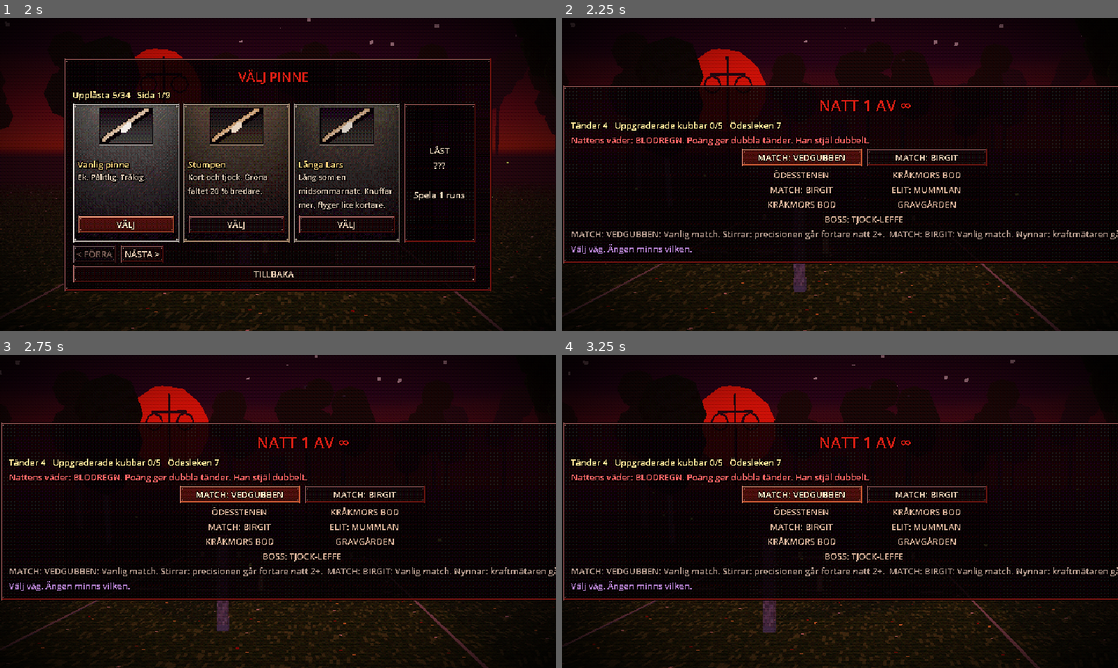
Above: before the commit, frames 1-4 (two rows, left to right).
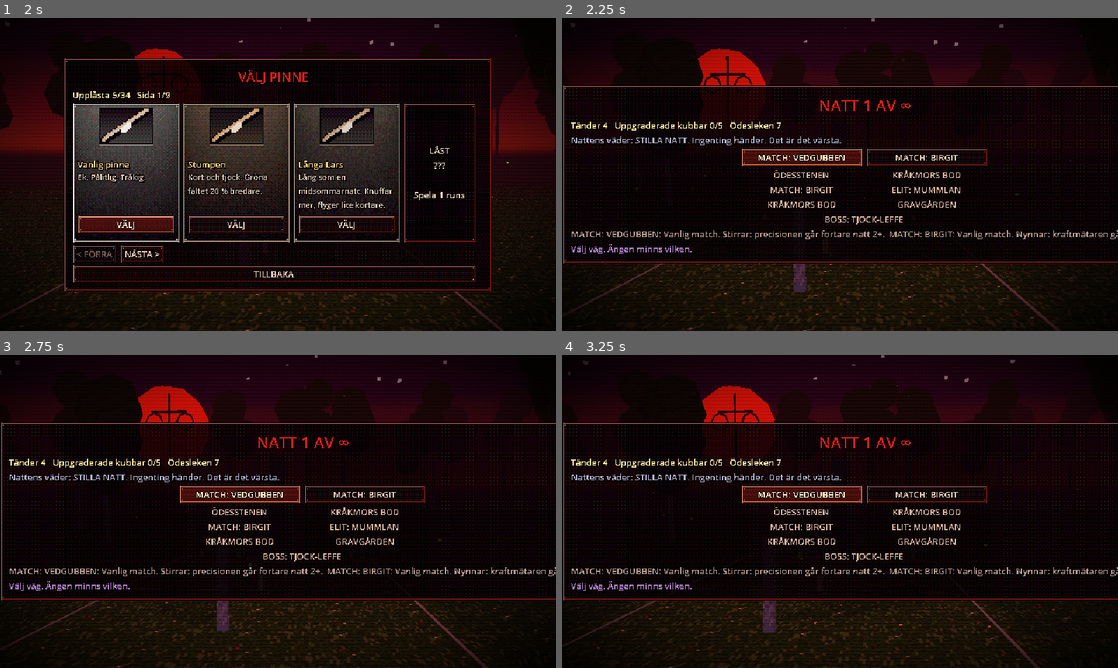
Above: after the commit, the same moments.

Repository: Mirmitee/Sista-kubben
Game: Godot game, scene res://scenes/main.tscn
The game is run twice, just before and just after one commit, with the same random seed, the same clock (stepped at 60 frames per second) and the same inputs.
Inputs (mouse positions are in pixels of both pictures, inside the frame that each line leads up to):
- Up to frame 1 (2 s): click "OÄNDLIG NATT (ENDLESS)" at 0.5 s; tap Enter at 1.25 s; move the mouse to (400, 158) at 1.27 s; hold D from 1.28 s (still down); hold F from 1.28 s (still down); click (400, 158) at 1.42 s; tap Space at 1.52 s
- Up to frame 2 (2.25 s): release D at 2 s; release F at 2 s; click "VÄLJ" at 2 s
- Up to frame 3 (2.75 s): no input
- Up to frame 4 (3.25 s): drag from (728, 527) to (812, 574) at 2.77 s

Frame 1 is identical in both runs. In frame 2, 0.6% of the frame differs, in the area x 1-56%, y 37-41%; in frame 3, 0.6%; in frame 4, 0.6%.

Commit message:
v0.22: Kråkmors löften, rekord och kasttyp-utrop, fixar för avbrutna turer och kortval, delade mesher och partikeltak
Co-Authored-By: Claude Opus 5.5 <noreply@anthropic.com>
Claude-Session: https://claude.ai/code/session_019RpfzPmryS1zhhxqKo9KRJ

Diff:
--- a/scripts/cards.gd
+++ b/scripts/cards.gd
@@ -760,3 +760,23 @@
 	"stjarna": {"col": Color(0.6, 0.85, 1.0), "sv": ["Stjärnmärke", "Din mest kastade kasttyp går upp två nivåer."], "en": ["Star Tag", "Your most played throw type goes up two levels."]},
 	"rea": {"col": Color(0.9, 0.3, 0.3), "sv": ["Reamärke", "Allt i nästa bod kostar hälften."], "en": ["Sale Tag", "Everything in the next shop costs half."]},
 }
+
+
+## Kråkmors löften (Balatros vouchers): köps en gång, gäller resten av runnen.
+const VOUCHERS := {
+	"extra_hylla": {"price": 10, "col": Color(0.8, 0.6, 0.35), "mods": {"shop_slots": 1}, "sv": ["Extra hylla", "Boden visar en kubb till."], "en": ["Extra Shelf", "The shop shows one more kubb."]},
+	"billig_slump": {"price": 8, "col": Color(0.6, 0.8, 0.5), "mods": {"reroll_discount": 2}, "sv": ["Billig slump", "Nya kubbar i boden kostar 2 tänder mindre."], "en": ["Cheap Shuffle", "Rerolling the shop costs 2 teeth less."]},
+	"stor_ficka": {"price": 10, "col": Color(1.0, 0.9, 0.6), "mods": {"interest_cap": 5}, "sv": ["Stor ficka", "Räntan kan bli 5 tänder högre (max 10)."], "en": ["Deep Pocket", "Interest can go 5 teeth higher (max 10)."]},
+	"extra_pinne": {"price": 15, "col": Color(0.9, 0.75, 0.5), "mods": {"batons_add": 1}, "sv": ["Kråkmors pinne", "+1 pinne varje tur, resten av runnen."], "en": ["Crow Mother's Baton", "+1 baton every turn for the rest of the run."]},
+	"stjarnhimmel": {"price": 8, "col": Color(0.6, 0.8, 1.0), "mods": {"star_discount": 2}, "sv": ["Stjärnhimmel", "Stjärnkort kostar 2 tänder mindre."], "en": ["Starry Sky", "Star cards cost 2 teeth less."]},
+	"vass_blick": {"price": 10, "col": Color(0.5, 1.0, 0.6), "mods": {"green_mult": 1.15}, "sv": ["Vass blick", "Gröna fältet 15 % bredare."], "en": ["Sharp Eye", "Green zone 15% wider."]},
+	"tjuvlas": {"price": 9, "col": Color(0.7, 0.4, 0.4), "mods": {"steal_mult": 0.8}, "sv": ["Tjuvlås", "Han stjäl 20 % mindre."], "en": ["Thief Lock", "He steals 20% less."]},
+}
+
+
+static func voucher_title(id: String) -> String:
+	return VOUCHERS[id][Lang.current][0]
+
+
+static func voucher_desc(id: String) -> String:
+	return VOUCHERS[id][Lang.current][1]
--- a/scripts/fx.gd
+++ b/scripts/fx.gd
@@ -23,10 +23,18 @@
 		var k := 1.0 - age / life
 		scale = Vector3.ONE * maxf(k, 0.01) * (1.0 + grow * age)
 		if age >= life:
+			set_process(false)
 			queue_free()
 
+	func _exit_tree() -> void:
+		Fx.live = maxi(Fx.live - 1, 0)
+
 
 static var _mats := {}
+static var _bit_meshes := {}
+## Antal flygande bitar just nu. Över taket hoppar vi över nya (ingen lagg vid jättesmällar).
+static var live := 0
+const MAX_BITS := 700
 
 
 static func _mat(c: Color, emit: float) -> Material:
@@ -40,9 +48,16 @@
 		size := 0.02, grav := 9.8, up := 1.0, emit := 0.6, grow := 0.0) -> void:
 	if parent == null or not parent.is_inside_tree():
 		return
+	if live >= MAX_BITS:
+		return
+	n = mini(n, MAX_BITS - live)
 	var m := _mat(color, emit)
-	var bm := BoxMesh.new()
-	bm.size = Vector3.ONE * size
+	var bm: BoxMesh = _bit_meshes.get(size)
+	if bm == null:
+		bm = BoxMesh.new()
+		bm.size = Vector3.ONE * size
+		_bit_meshes[size] = bm
+	live += n
 	for i in n:
 		var b := Bit.new()
 		b.mesh = bm
--- a/scripts/main.gd
+++ b/scripts/main.gd
@@ -298,6 +298,10 @@
 	_set_weather("")
 	for n in get_tree().get_nodes_in_group("finale"):
 		n.queue_free()
+	hud.cancel_choice()
+	if hud._cash:
+		hud._cash.queue_free()
+		hud._cash = null
 	menu.paused_menu = false
 	menu.open("title")
 	hud.set_playing(false)
@@ -414,6 +418,7 @@
 # ---------------------------------------------------------------- match
 
 func _begin_match() -> void:
+	_match_id += 1
 	_tut = 0
 	hud.tutorial("")
 	hud.tally_reset()
@@ -685,7 +690,7 @@
 	var b := Baton.new()
 	b.setup(Run.cur_baton() if Run.active else "vanlig")
 	add_child(b)
-	_trail_mat = PS1.mat(null, b.trail_color, Vector2.ONE, 1.0)
+	_trail_mat = Fx._mat(b.trail_color, 1.0)
 	b.body_entered.connect(_on_baton_hit.bind(b))
 	batons.append(b)
 	current = b
@@ -1168,6 +1173,8 @@
 			for o in opts:
 				views.append(_choice_view(o))
 			pick = await hud.choose_cards(views, _tl("DRA ETT KORT", "DRAW A CARD") + ("  (%d/%d)" % [di + 1, draws] if draws > 1 else ""))
+			if pick < 0 or _gone():
+				return  # matchen avbröts medan korten låg uppe
 		thrower.input_enabled = true
 		_apply_choice(opts[pick])
 
@@ -1390,6 +1397,7 @@
 func _score_throw() -> void:
 	if not Run.active or _felled_valid.is_empty():
 		return
+	var mid := _match_id
 	var sv := Lang.current == "sv"
 	var n := _felled_valid.size()
 	_match_felled += n
@@ -1411,6 +1419,8 @@
 	_cur_hand = hid
 	hud.tally(chips, mult, true)
 	hud.tally_hand(Cards.hand_title(hid), Run.hand_level(hid), Cards.HANDS[hid].col)
+	if Cards.HAND_ORDER.find(hid) <= Cards.HAND_ORDER.find("dubbel"):
+		hud.flash(Cards.hand_title(hid) + "!")
 	Sfx.play("coin", -6.0, 0.8 + 0.08 * Cards.HAND_ORDER.size() - 0.08 * Cards.HAND_ORDER.find(hid))
 	if not _autotest:
 		await get_tree().create_timer(0.35, true, false, true).timeout
@@ -1474,12 +1484,16 @@
 		hud.tally(chips, mult)
 		await _tick(any, "X%s MULTI" % str(snappedf(_throw_xmult, 0.1)), XMULT_COL, step, 12)
 	var total := int(chips * mult)
-	if mode != Mode.MATCH or not Run.active:
+	if mode != Mode.MATCH or not Run.active or mid != _match_id:
 		return  # matchen avbröts mitt i räkningen
 	hud.tally_total(total)
 	score += total
 	Run.score_total += total
-	Run.lifetime.best_throw = maxi(Run.lifetime.get("best_throw", 0), total)
+	var prev_best := int(Run.lifetime.get("best_throw", 0))
+	Run.lifetime.best_throw = maxi(prev_best, total)
+	if prev_best > 0 and total > prev_best:
+		hud.toast(_tl("NYTT REKORD: BÄSTA KASTET NÅGONSIN, %d POÄNG", "NEW RECORD: BEST THROW EVER, %d POINTS") % total)
+		Sfx.play("sparkle", 0.0, 1.5)
 	if total >= 1000:
 		Run.grant("tusen")
 	if total >= 10000:
@@ -1508,6 +1522,7 @@
 
 
 var _cm := [0, 1.0]
+var _match_id := 0
 var _mag_frame := 0
 var _cleared_cache := false
 var _flight_bdef := {}
@@ -1607,6 +1622,7 @@
 func _opp_score(n: int) -> void:
 	if not Run.active or mode != Mode.MATCH or n <= 0:
 		return
+	var mid := _match_id
 	var sv := Lang.current == "sv"
 	var chips := 0
 	for k in _felled_valid:
@@ -1623,7 +1639,7 @@
 	hud.tally(chips, mult, true)
 	hud.tally_steal(true)
 	await get_tree().create_timer(0.35).timeout
-	if mode != Mode.MATCH or not Run.active:
+	if mode != Mode.MATCH or not Run.active or mid != _match_id:
 		return
 	var stolen := mini(total, score)
 	hud.tally_total(-stolen)
@@ -2080,8 +2096,12 @@
 
 
 func _wait_settled() -> void:
+	var mid := _match_id
+	var m := mode
 	while not _settled:
 		await get_tree().physics_frame
+		if mid != _match_id or mode != m:
+			return  # spelaren lämnade matchen medan pinnen flög
 
 
 ## Fallna kubbar på en planhalva sedan snapshot, med regeln att
@@ -2224,8 +2244,6 @@
 		t += combo
 		Run.note_combo()
 		parts.append(Lang.t("combo") % n)
-		var names := ["", "", _tl("DUBBELKLONK!", "DOUBLE CLONK!"), _tl("TRIPPELKLONK!", "TRIPLE CLONK!"), _tl("KVADRUPELKLONK!", "QUADRUPLE CLONK!")]
-		hud.flash(names[n] if n < names.size() else _tl("MASSAKER PÅ ÄNGEN!", "MEADOW MASSACRE!"))
 	if _last_info.get("grade", "") == "perfect":
 		t += 1 + int(Run.mod("perfect_teeth"))
 		Run.note_perfect()
@@ -2319,15 +2337,25 @@
 		_lose_run()
 
 
+## Matchen är slut eller spelaren har lämnat den: avbryt pågående turflöde.
+func _gone(mid := -1) -> bool:
+	return mode != Mode.MATCH or _match_over or (mid >= 0 and mid != _match_id)
+
+
 func _end_player_turn() -> void:
+	var mid := _match_id
 	state = State.BUSY
 	thrower.input_enabled = false
 	Run.override = ""
 	await get_tree().create_timer(0.35).timeout
+	if _gone(mid):
+		return
 	if mode == Mode.MATCH and not _match_over and _side_cleared("theirs") and not king.is_fallen():
 		_king_left_standing(false)
 		return
 	await _stand_effects()
+	if _gone(mid):
+		return
 	_ghost.visible = false
 	_line_mark.visible = false
 	# 2. motståndaren kastar in kubbarna du fällde på din planhalva
@@ -2339,18 +2367,21 @@
 	if _simple():
 		# förenklat: fällda kubbar kastas bort, inget fram och tillbaka
 		await _throw_away(fallen)
+		if _gone(mid):
+			return
 	elif not fallen.is_empty():
 		opponent.say("toss")
 		for k in fallen:
 			await _opp_toss(k)
-			if _match_over:
+			if _gone(mid):
 				return
 	_clear_batons()
 	# 3. motståndarens pinnar (han kliver fram om dina fältkubbar står kvar)
 	phase = Phase.OPP_THROW
 	_refresh_ui()
 	if await _boss_phase_check():
-		pass
+		if _gone(mid):
+			return
 	else:
 		opponent.say("my_turn")
 	var adv := _advance_line("theirs")
@@ -2362,6 +2393,8 @@
 		Fx.ring(self, Vector3(0, 0, adv), Color(1.0, 0.35, 0.2), 1.5)
 		await opponent.walk_to_z(clampf(adv - 1.0, OPP_Z, -5.0), 0.9)
 	await get_tree().create_timer(0.45).timeout
+	if _gone(mid):
+		return
 	var opp_n := maxi(1, 6 + int(Run.mod("opp_batons_add")) + _opp_batons_next + opponent.extra_batons)
 	_opp_batons_next = 0
 	_opp_total = opp_n
@@ -2376,13 +2409,17 @@
 		_refresh_ui()
 		await _opp_throw()
 		oi += 1
-		if _match_over:
+		if _gone(mid):
 			return
 	await _after_opp_defense()
+	if _gone(mid):
+		return
 	if not _match_over and _side_cleared("mine") and not king.is_fallen():
 		_king_left_standing(true)
 		return
 	await get_tree().create_timer(0.3).timeout
+	if _gone(mid):
+		return
 	opponent.walk_to_x(0.0)
 	opponent.walk_to_z(OPP_Z, 0.9)
 	_line_mark.visible = false
@@ -2395,10 +2432,14 @@
 	if _simple():
 		await _throw_away(mine_fallen)
 		mine_fallen.clear()
+		if _gone(mid):
+			return
 	for k in mine_fallen:
-		if _match_over:
+		if _gone(mid):
 			return
 		await _player_toss(k)
+	if _gone(mid):
+		return
 	thrower.input_enabled = true
 	_start_player_turn()
 
@@ -2484,7 +2525,7 @@
 	var b := Baton.new()
 	b.setup()
 	add_child(b)
-	_trail_mat = PS1.mat(null, Color(0.95, 0.8, 0.6), Vector2.ONE, 1.0)
+	_trail_mat = Fx._mat(Color(0.95, 0.8, 0.6), 1.0)
 	b.body_entered.connect(_on_baton_hit.bind(b))
 	batons.append(b)
 	var from := opponent.hand_pos()
@@ -2578,6 +2619,7 @@
 
 
 func _player_toss(k: Kubb) -> void:
+	var mid := _match_id
 	for attempt in 2:
 		state = State.READY
 		thrower.give_baton(k)
@@ -2589,10 +2631,14 @@
 			thrower.meter_power = 0.68
 			thrower.call_deferred("launch_kubb", 0.75, 9.5 * 0.68)
 		var got = await thrower.tossed
+		if _gone(mid):
+			return  # gammal match: någon annan tur äger kastet nu
 		current_by_opp = false
 		_begin_flight(got)
 		Sfx.play("whoosh", -6.0, 0.7)
 		await _wait_settled()
+		if _gone(mid) or not is_instance_valid(k):
+			return
 		var p := k.global_position
 		if _in_half(p, "theirs"):
 			k.side = "theirs"
@@ -2627,7 +2673,7 @@
 	if Run.is_elite():
 		reward = int(reward * 1.5)
 	# ränta som i Balatro: 1 tand per 5 du sparat (max 5), berlocken ger mer
-	var interest := mini(5, int(Run.teeth / 5)) * (1 + int(Run.mod("interest")))
+	var interest := mini(5 + int(Run.mod("interest_cap")), int(Run.teeth / 5)) * (1 + int(Run.mod("interest")))
 	reward += interest
 	if Run.take_tag("dubbel"):
 		reward += 4 + Run.night
--- a/scripts/ps1.gd
+++ b/scripts/ps1.gd
@@ -148,10 +148,19 @@
 	return _finish("face", img)
 
 
+static var _box_meshes := {}
+
+
+## Lådor med samma storlek delar mesh (spår, gnistor och flisor skapas ofta).
 static func box(size: Vector3, m: Material) -> MeshInstance3D:
 	var mi := MeshInstance3D.new()
-	var bm := BoxMesh.new()
-	bm.size = size
+	var key := size.snapped(Vector3.ONE * 0.0005)
+	var bm: BoxMesh = _box_meshes.get(key)
+	if bm == null:
+		bm = BoxMesh.new()
+		bm.size = size
+		if _box_meshes.size() < 400:
+			_box_meshes[key] = bm
 	mi.mesh = bm
 	mi.material_override = m
 	return mi
--- a/scripts/run.gd
+++ b/scripts/run.gd
@@ -32,7 +32,9 @@
 var keyring: Array[String] = []        # berlocker (jokrar) hela runnen
 var hand_lvl := {}         # kasttyp -> nivå (1 = start), höjs med stjärnkort
 var hand_played := {}
-var charm_vals := {}       # växande berlocker: räknare      # kasttyp -> antal gånger den här runnen
+var charm_vals := {}
+var vouchers: Array[String] = []  # Kråkmors löften
+var voucher_offer := ""        # nattens löfte i boden       # växande berlocker: räknare      # kasttyp -> antal gånger den här runnen
 var tags: Array[String] = []  # märken från överhoppade matcher
 var shop_half := false     # reamärke: boden kostar hälften
 var skip_tag := ""        # märket som erbjuds för att hoppa över nästa match
@@ -105,6 +107,8 @@
 	hand_lvl = {}
 	hand_played = {}
 	charm_vals = {}
+	vouchers.clear()
+	voucher_offer = ""
 	tags.clear()
 	skips = 0
 	shop_half = false
@@ -212,6 +216,10 @@
 		var cm: Dictionary = Cards.CHARMS[c].mods
 		if cm.has(key):
 			v = v * cm[key] if mult else v + cm[key]
+	for vo in vouchers:
+		var vm: Dictionary = Cards.VOUCHERS[vo].mods
+		if vm.has(key):
+			v = v * vm[key] if mult else v + vm[key]
 	var dm: Dictionary = Cards.DIFFICULTY.get(difficulty, {}).get("mods", {})
 	if dm.has(key):
 		v = v * dm[key] if mult else v + dm[key]
@@ -298,6 +306,17 @@
 	return "DAGENS" if run_seed < 0 else "%06d" % run_seed
 
 
+## Ett nytt löfte per natt i boden (inte ett du redan har).
+func roll_voucher() -> void:
+	var pool: Array = Cards.VOUCHERS.keys().filter(func(id): return not id in vouchers)
+	voucher_offer = pool[randi() % pool.size()] if not pool.is_empty() else ""
+
+
+func star_price() -> int:
+	var p := maxi(1, 3 + night - 1 - int(mod("star_discount")))
+	return maxi(1, p / 2) if shop_half else p
+
+
 func charm_val(key: String) -> float:
 	return float(charm_vals.get(key, 0.0))
 
@@ -389,6 +408,7 @@
 
 ## Ny natt, nytt väder. Första natten är oftast lugn.
 func roll_night() -> void:
+	roll_voucher()
 	var ids: Array = Cards.NIGHT_MODS.keys()
 	ids.erase("stilla")
 	night_mod = "stilla" if night == 1 and randf() < 0.5 else str(ids[randi() % ids.size()])
--- a/scripts/ui/hud.gd
+++ b/scripts/ui/hud.gd
@@ -76,7 +76,7 @@
 	_flash.autowrap_mode = TextServer.AUTOWRAP_WORD
 	_flash.horizontal_alignment = HORIZONTAL_ALIGNMENT_CENTER
 	var ver := _label(8, Color(0.8, 0.15, 0.1), Vector2(546, 349))
-	ver.text = "SISTA KUBBEN v0.21"
+	ver.text = "SISTA KUBBEN v0.22"
 	_teeth = _label(8, Color(1.0, 0.95, 0.75), Vector2(422, 40), Vector2(210, 10))
 	_teeth.horizontal_alignment = HORIZONTAL_ALIGNMENT_RIGHT
 	_cards = _label(8, Color(0.75, 0.7, 0.85), Vector2(422, 52), Vector2(210, 120))
@@ -485,6 +485,7 @@
 
 
 var _deck_was := true
+var _deck_tick := 0
 
 
 func show_deck(on: bool, his: Array = [], board: Array = [], opp_name := "") -> void:
@@ -510,7 +511,8 @@
 		_board.opp_name = opp_name
 		_play_root.move_child(_board_bg, -1)
 	if _deck_box == null:
-		_deck_box = _label(8, Color(0.95, 0.9, 0.8), Vector2(234, 44), Vector2(392, 300))
+		_deck_box = _label(7, Color(0.95, 0.9, 0.8), Vector2(228, 40), Vector2(404, 310))
+		_deck_box.clip_text = true
 		_deck_box.autowrap_mode = TextServer.AUTOWRAP_WORD
 		var bg := Panel.new()
 		bg.add_theme_stylebox_override("panel", Art.frame_style(Color(0.6, 0.15, 0.1), Color(0.03, 0.0, 0.02, 0.92), 16, 4))
@@ -525,6 +527,11 @@
 		_deck_box.add_child(bg)
 	_deck_box.visible = on
 	if not on:
+		_deck_tick = 0
+		return
+	# texten byggs om var tionde bildruta medan Tab hålls, inte varje
+	_deck_tick += 1
+	if _deck_tick % 10 != 1:
 		return
 	_play_root.move_child(_deck_box, -1)
 	var sv := Lang.current == "sv"
@@ -540,21 +547,33 @@
 		lines.append(("NATTEN: " if sv else "THE NIGHT: ") + Cards.night_title(Run.night_mod) + " - " + Cards.night_desc(Run.night_mod))
 	for i in Run.cards.size():
 		var id: String = Run.cards[i]
-		lines.append("  %d " % (i + 1) + ((Cards.title(id) + ": " + Cards.desc(id)) if id != "" else ("vanlig kubb" if sv else "plain kubb")))
+		var rn: Array[String] = []
 		for r in [Run.enh[i], Run.ed[i], Run.seal[i]]:
 			if r != "":
-				lines.append("      * " + Cards.rune_title(r) + ": " + Cards.rune_desc(r))
+				rn.append(Cards.rune_title(r))
+		lines.append("  %d " % (i + 1) + ((Cards.title(id) + ": " + Cards.desc(id)) if id != "" else ("vanlig kubb" if sv else "plain kubb")) + (("  [" + ", ".join(rn) + "]") if not rn.is_empty() else ""))
 		if id != "":
 			var df := Cards.def_of(id)
 			var lv: int = Run.def_lvl[i]
-			lines.append(("      FÖRSVAR (din sida) " if sv else "      DEFENSE (your side) ") + Cards.def_title(df) + " " + ["I", "II", "III"][lv] + ": " + Cards.def_desc(df) + ((" " + Cards.def_level_text(df, lv)) if lv > 0 else ""))
+			lines.append(("    FÖRSVAR " if sv else "    DEFENSE ") + Cards.def_title(df) + " " + ["I", "II", "III"][lv] + ": " + Cards.def_desc(df) + ((" " + Cards.def_level_text(df, lv)) if lv > 0 else ""))
 		if Run.grow_chips[i] > 0 or Run.grow_mult[i] > 0:
-			lines.append(("      vuxit: +%d marker, +%d multi" if sv else "      grown: +%d chips, +%d mult") % [Run.grow_chips[i], Run.grow_mult[i]])
+			lines.append(("    vuxit: +%d marker, +%d multi" if sv else "    grown: +%d chips, +%d mult") % [Run.grow_chips[i], Run.grow_mult[i]])
 	if not Run.temp_names.is_empty():
 		lines.append(("DENNA MATCH: " if sv else "THIS MATCH: ") + ", ".join(Run.temp_names))
 	for id in his:
 		lines.append(("  HANS " if sv else "  HIS ") + Cards.title(id) + ": " + Cards.desc(id))
 	lines.append(("Kungens nåd kvar: %d" if sv else "King's mercy left: %d") % Run.king_shield_left)
+	var hl: Array[String] = []
+	for hid in Cards.HAND_ORDER:
+		if Run.hand_level(hid) > 1:
+			hl.append("%s %d" % [Cards.hand_title(hid), Run.hand_level(hid)])
+	if not hl.is_empty():
+		lines.append(("KASTTYPER: " if sv else "THROW TYPES: ") + ", ".join(hl))
+	if not Run.vouchers.is_empty():
+		var vn: Array[String] = []
+		for vo in Run.vouchers:
+			vn.append(Cards.voucher_title(vo))
+		lines.append(("LÖFTEN: " if sv else "VOUCHERS: ") + ", ".join(vn))
 	if not Run.hand.is_empty():
 		var hn: Array[String] = []
 		for h in Run.hand:
@@ -642,10 +661,18 @@
 			btn.call_deferred("grab_focus")
 	Input.mouse_mode = Input.MOUSE_MODE_VISIBLE
 	var r: int = await fate_chosen
-	Sfx.play("click", -4.0, 1.2)
-	_choice_root.queue_free()
-	_choice_root = null
+	if r >= 0:
+		Sfx.play("click", -4.0, 1.2)
+	if _choice_root:
+		_choice_root.queue_free()
+		_choice_root = null
 	return r
+
+
+## Matchen avbröts med korten uppe: stäng valet utan att något väljs.
+func cancel_choice() -> void:
+	if _choice_root:
+		fate_chosen.emit(-1)
 
 
 func _unhandled_key_input(e: InputEvent) -> void:
@@ -1099,6 +1126,8 @@
 		var tw := create_tween()
 		tw.tween_property(h, "modulate:a", 1.0, 0.12)
 		await get_tree().create_timer(0.28, true, false, true).timeout
+		if not is_instance_valid(v):
+			return
 		if n > 0:
 			sum += n
 			Sfx.play("coin", -4.0, 1.0 + 0.1 * v.get_child_count())
@@ -1110,6 +1139,8 @@
 	_pulse(tot, 2.2)
 	Sfx.play("sparkle", -2.0, 1.2)
 	await get_tree().create_timer(1.8, true, false, true).timeout
+	if _cash == null or not is_instance_valid(_cash):
+		return
 	var ft := create_tween()
 	ft.tween_property(_cash, "modulate:a", 0.0, 0.3)
 	await ft.finished
--- a/scripts/ui/menu.gd
+++ b/scripts/ui/menu.gd
@@ -99,7 +99,7 @@
 	visible = true
 	if p == "shop":
 		Run.shop_half = Run.take_tag("rea")
-		_reroll = 2
+		_reroll = maxi(0, 2 - int(Run.mod("reroll_discount")))
 		_packs_bought.clear()
 		_gen_shop()
 	show_page(p)
@@ -108,7 +108,7 @@
 func _gen_shop() -> void:
 	var pool := Run.shop_pool()
 	pool.shuffle()
-	_offers.assign(pool.slice(0, 3))
+	_offers.assign(pool.slice(0, 3 + int(Run.mod("shop_slots"))))
 	var rp: Array = Cards.RUNES.keys()
 	rp.shuffle()
 	_rune_offers.assign(rp.slice(0, 2))
@@ -397,6 +397,11 @@
 			Cards.pick_title(Cards.DIFFICULTY, Run.difficulty), Run.teeth], Color(0.8, 0.8, 1.0))
 		if not kn.is_empty():
 			_text(_t("Nyckelring: ", "Key ring: ") + ", ".join(kn), Color(0.95, 0.85, 0.45))
+		if not Run.vouchers.is_empty():
+			var vn: Array[String] = []
+			for vo in Run.vouchers:
+				vn.append(Cards.voucher_title(vo))
+			_text(_t("Löften: ", "Vouchers: ") + ", ".join(vn), Color(1.0, 0.6, 0.3))
 		var tn: Array[String] = []
 		for tg in Run.tags:
 			tn.append(Cards.TAGS[tg][Lang.current][0])
@@ -551,6 +556,34 @@
 		_card_panel(_curse, row, _t("GRATIS...", "FREE..."), _t("TA", "TAKE"), func():
 			_pending = _curse
 			show_page("slot"))
+	# nattens löfte: en permanent uppgradering för hela runnen
+	if Run.voucher_offer != "":
+		var vid := Run.voucher_offer
+		var vprice: int = Cards.VOUCHERS[vid].price
+		if Run.shop_half:
+			vprice = maxi(1, vprice / 2)
+		var vrow := HBoxContainer.new()
+		_box.add_child(vrow)
+		var vl := Label.new()
+		vl.text = _t("LÖFTE:", "VOUCHER:")
+		vl.add_theme_color_override("font_color", Color(1.0, 0.6, 0.3))
+		vrow.add_child(vl)
+		var vb := Button.new()
+		vb.text = "%s (%d)" % [Cards.voucher_title(vid), vprice]
+		vb.disabled = Run.teeth < vprice
+		vb.pressed.connect(func():
+			if Run.teeth >= vprice:
+				Run.teeth -= vprice
+				Run.vouchers.append(vid)
+				Run.voucher_offer = ""
+				Sfx.play("sparkle", -2.0, 0.8)
+				Sfx.play("coin", -4.0, 0.9)
+				show_page("shop"))
+		vrow.add_child(vb)
+		var vd := Label.new()
+		vd.text = Cards.voucher_desc(vid)
+		vd.add_theme_color_override("font_color", Color(0.85, 0.7, 0.6))
+		vrow.add_child(vd)
 	# runor: förstärkningar, utgåvor, sigill för en av dina kubbar
 	var rrow := HFlowContainer.new()
 	rrow.custom_minimum_size.x = 600
@@ -579,7 +612,7 @@
 	srow.add_child(sl)
 	for id in _star_offers:
 		var sb := Button.new()
-		var sprice := 3 + Run.night - 1
+		var sprice := Run.star_price()
 		var hid: String = Cards.STARS[id].hand
 		sb.text = "%s: %s %d>%d (%d)" % [Cards.star_title(id), Cards.hand_title(hid), Run.hand_level(hid), Run.hand_level(hid) + 1, sprice]
 		sb.tooltip_text = Cards.star_desc(id)
Not shown, changed: release/SistaKubben.exe
